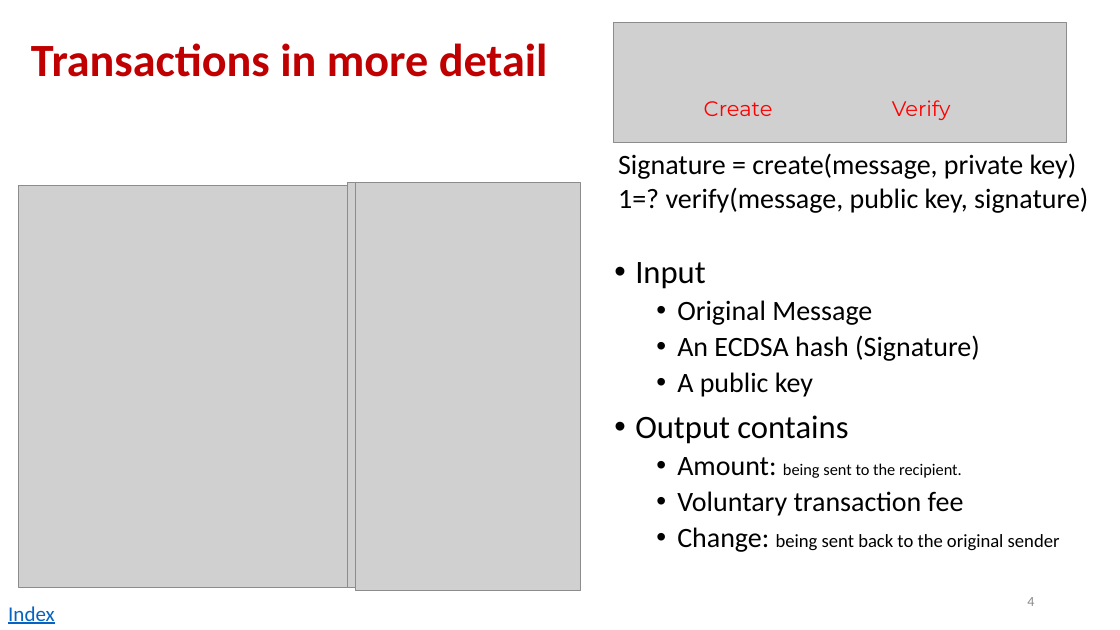
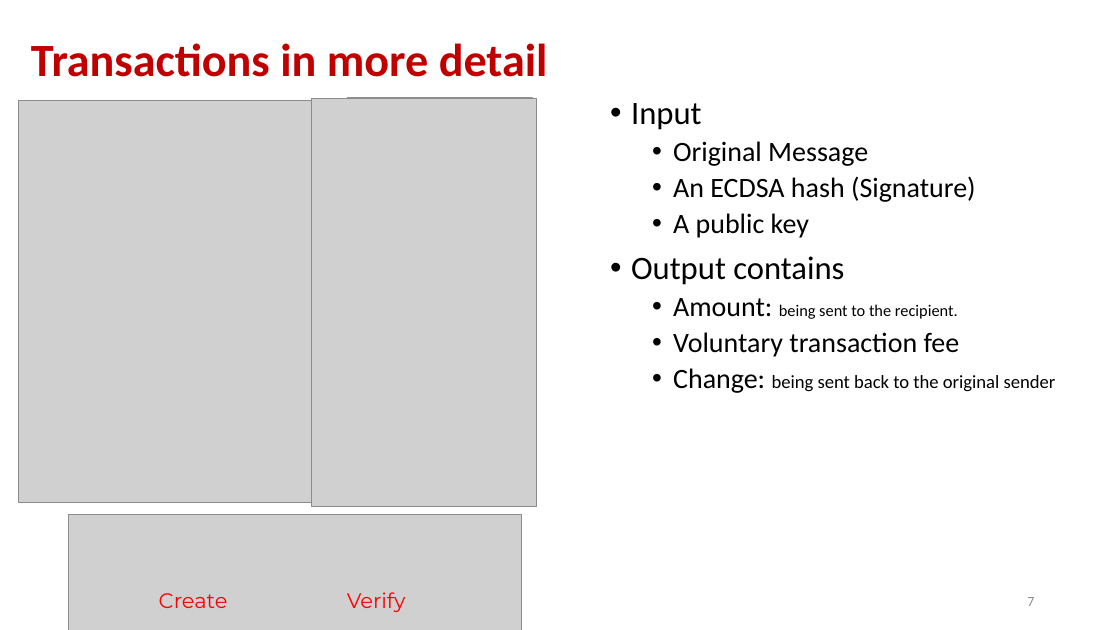
Before and after one commit to andyplusplus/blockchain, a slide deck: slide 7 of how_bitcoin_works/How_03_Transactions.pptx (slide 4 before the commit). Drawn at 1120x630 pixels with LibreOffice and Linux fonts; fonts in the diff are those of the drawing; grey boxes stand for pictures; background and template pictures are left out. Boxes give left, top, right and bottom in pixels: in the first picture for what was removed or moved away, otherwise in the second. Text is boxed around its words. In the diff, an @@ line names an element or a change of style, - is before the commit and + after.

```diff
--- a/how_bitcoin_works/How_03_Transactions.pptx
+++ b/how_bitcoin_works/How_03_Transactions.pptx
@@ picture: place and size @@
-picture at box(18, 186, 347, 588)
+picture at box(18, 101, 347, 503)
@@ picture: place and size @@
-picture at box(355, 182, 581, 590)
+picture at box(312, 99, 537, 507)
@@ picture: place and size @@
-picture at box(347, 182, 533, 587)
+picture at box(347, 97, 533, 502)
@@ text "Input": place and size @@
-text "Input" at box(635, 262, 1060, 552)
+text "Input" at box(631, 103, 1056, 393)
@@ text removed at box(618, 153, 1088, 213) @@
-Signature = create(message, private key)
-1=? verify(message, public key, signature)
@@ 2 texts, 1 picture: place and size @@
-2 texts, 1 picture at box(613, 23, 1067, 142)
+2 texts, 1 picture at box(68, 515, 522, 630)
@@ page number at box(1027, 597, 1034, 606): text changed @@
-4
+7
@@ text removed at box(8, 606, 55, 624) @@
-Index
```
Also in this commit, not shown: 8 other slides changed, 3 slides added, 6 slides removed, 6 other files.
